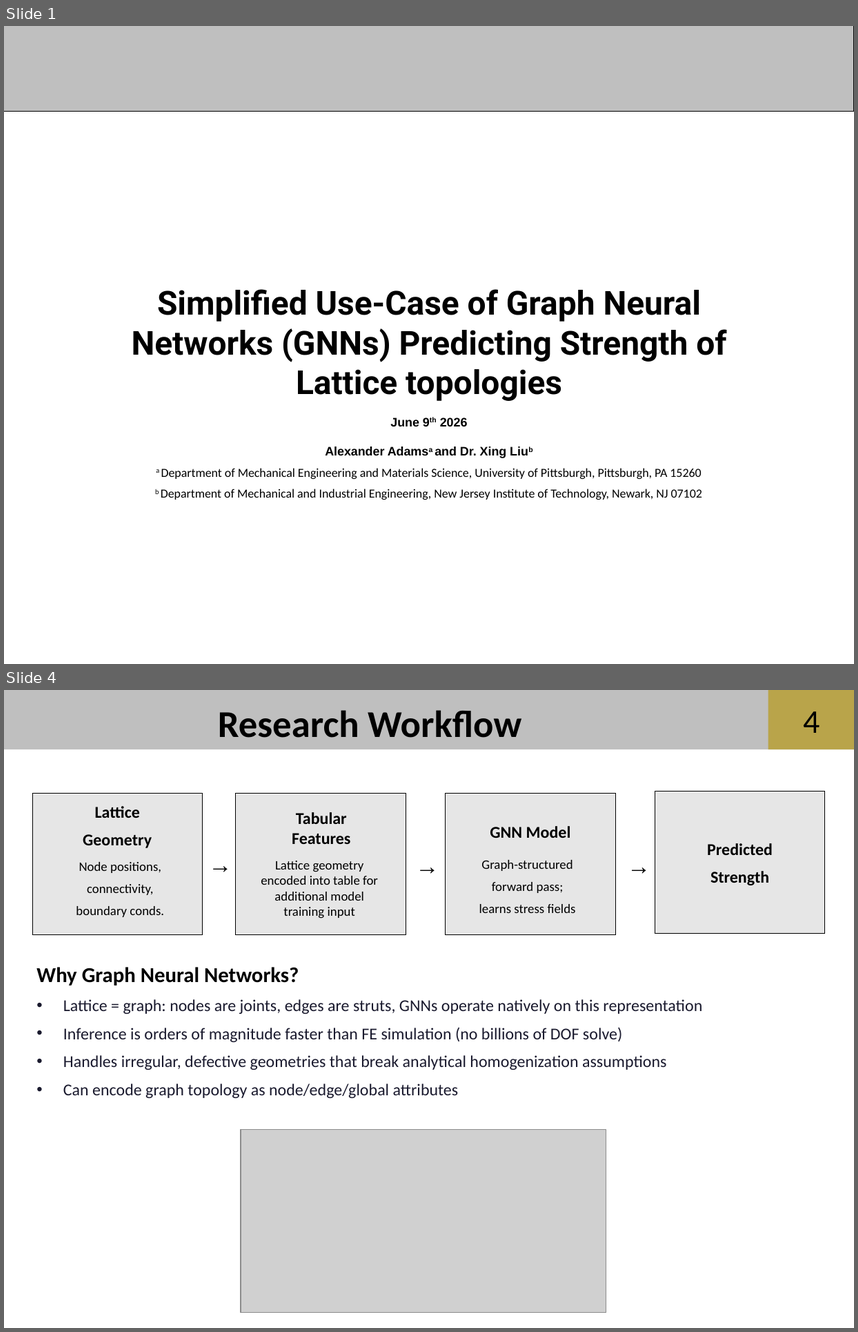
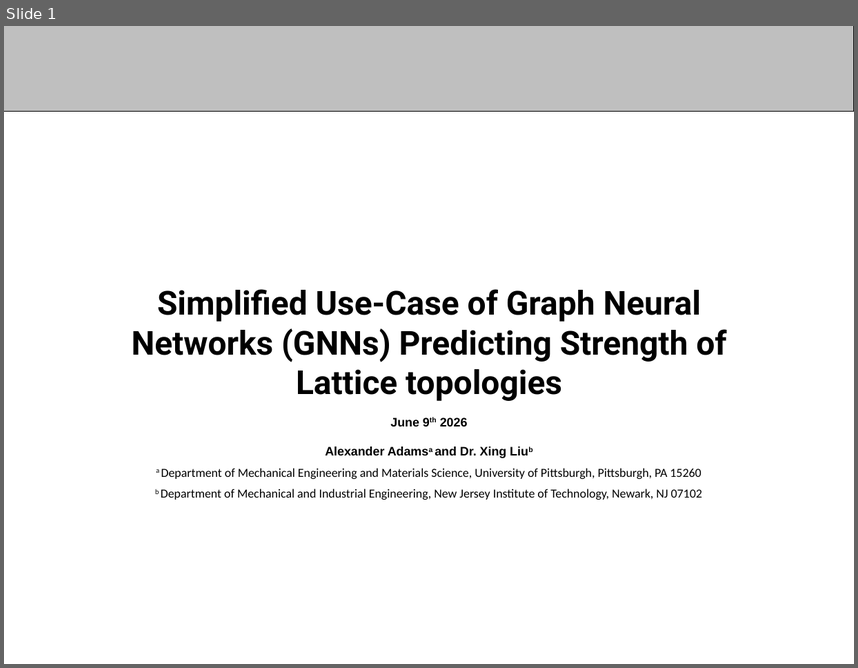
Before and after one commit to aadams2006/NSF-REU-Summer-26, a slide deck: powerpoints/6-2 REU - Copy.pptx. Shown one above the other, each under a label of ours: slides 1 and 4 before the commit, slide 1 after it; the slides between them are not shown. The pictures are 858x1332 and 858x668 pixels, drawn with LibreOffice and Linux fonts; fonts in the diff are those of the drawing; grey boxes stand for pictures; background and template pictures are left out. Boxes give left, top, right and bottom in pixels: in the first picture for what was removed or moved away, otherwise in the second. Text is boxed around its words. In the diff, an @@ line names an element or a change of style, - is before the commit and + after.

```diff
--- a/powerpoints/6-2 REU - Copy.pptx
+++ b/powerpoints/6-2 REU - Copy.pptx
@@ slide 4 removed at (4,690,854,1328), background #FFFFFF; not listed: 2 template elements that a slide beside it also shows @@
@@ text removed at (218,710,522,738) @@
-Research Workflow
@@ page number removed at (803,711,820,733) @@
-4
@@ rectangle removed at (32,793,202,935) @@
@@ rectangle removed at (236,793,406,935) @@
@@ rectangle removed at (445,793,615,935) @@
@@ rectangle removed at (655,791,825,933) @@
@@ text removed at (83,806,152,848) @@
-Lattice
-Geometry
@@ text removed at (292,812,350,844) @@
-Tabular Features
@@ text removed at (490,826,571,838) @@
-GNN Model
@@ text removed at (201,845,228,882) @@
-→
@@ text removed at (407,847,435,884) @@
-→
@@ text removed at (619,847,646,884) @@
-→
@@ text removed at (707,843,773,885) @@
-Predicted
-Strength
@@ text removed at (76,862,164,917) @@
-Node positions,
-connectivity,
-boundary conds.
@@ text removed at (261,860,378,918) @@
-Lattice geometry encoded into table for additional model training input
@@ text removed at (479,860,576,913) @@
-Graph-structured
-forward pass;
-learns stress fields
@@ text removed at (36,967,702,1098) @@
-Why Graph Neural Networks?
-• Lattice = graph: nodes are joints, edges are struts, GNNs operate natively on this representation
-• Inference is orders of magnitude faster than FE simulation (no billions of DOF solve)
-• Handles irregular, defective geometries that break analytical homogenization assumptions
-• Can encode graph topology as node/edge/global attributes
@@ picture removed at (240,1130,606,1312) @@
```
Also in this commit, not shown: 12 slides added, 3 other slides removed.
